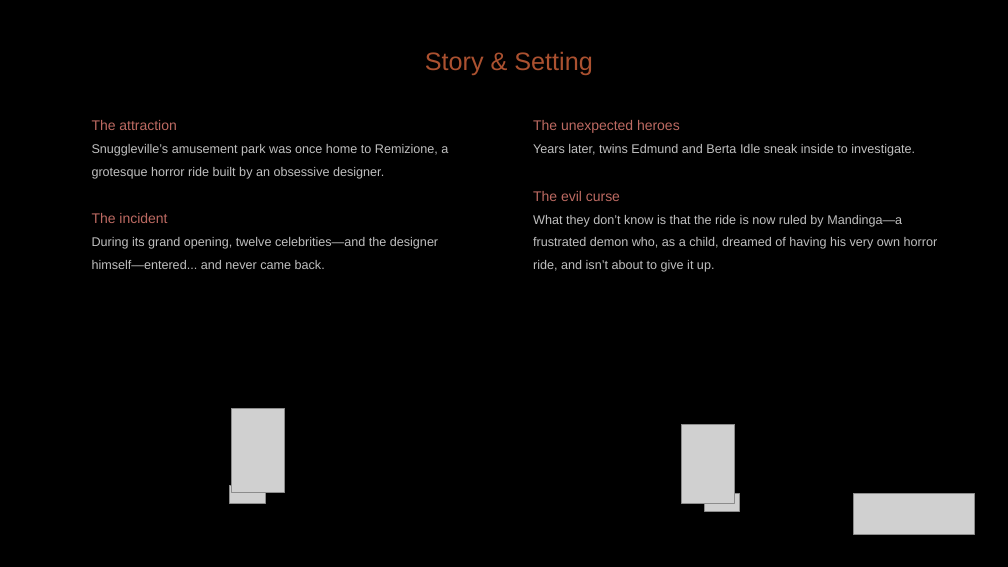
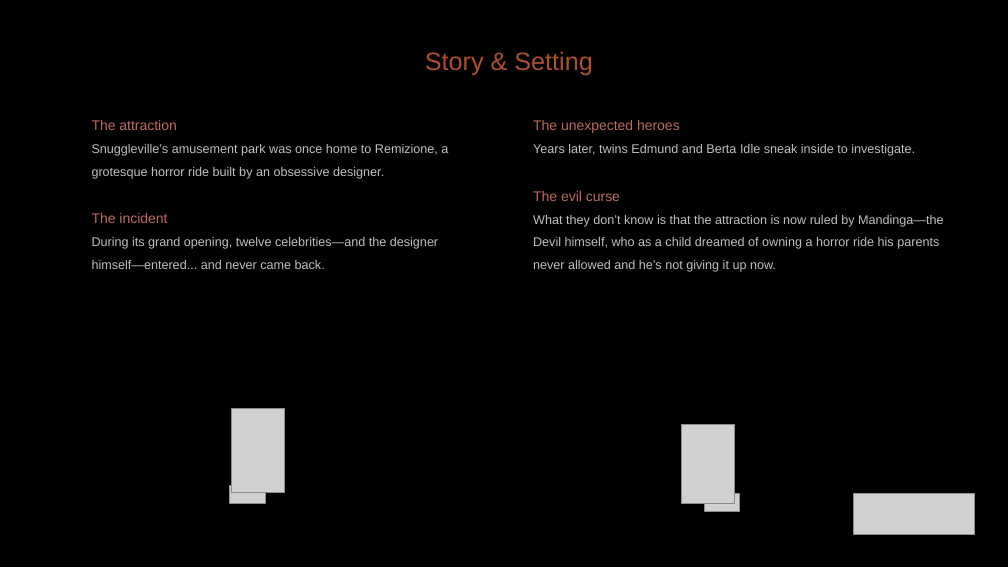
Before and after one commit to diegohcanepa/Remizione, a slide deck: slide 5 of Pitch Deck.pptx. Drawn at 1008x567 pixels with LibreOffice and Linux fonts; fonts in the diff are those of the drawing; grey boxes stand for pictures; background and template pictures are left out. Boxes give left, top, right and bottom in pixels: in the first picture for what was removed or moved away, otherwise in the second. Text is boxed around its words. In the diff, an @@ line names an element or a change of style, - is before the commit and + after.

```diff
--- a/Pitch Deck.pptx
+++ b/Pitch Deck.pptx
@@ text at <box>533,215,943,272</box>: text changed @@
-What they don’t know is that the ride is now ruled by Mandinga—a frustrated demon who, as a child, dreamed of having his very own horror ride, and isn’t about to give it up.
+What they don’t know is that the attraction is now ruled by Mandinga—the Devil himself, who as a child dreamed of owning a horror ride his parents never allowed and he’s not giving it up now.
```
Also in this commit, not shown: 6 other slides changed, 51 other files.
